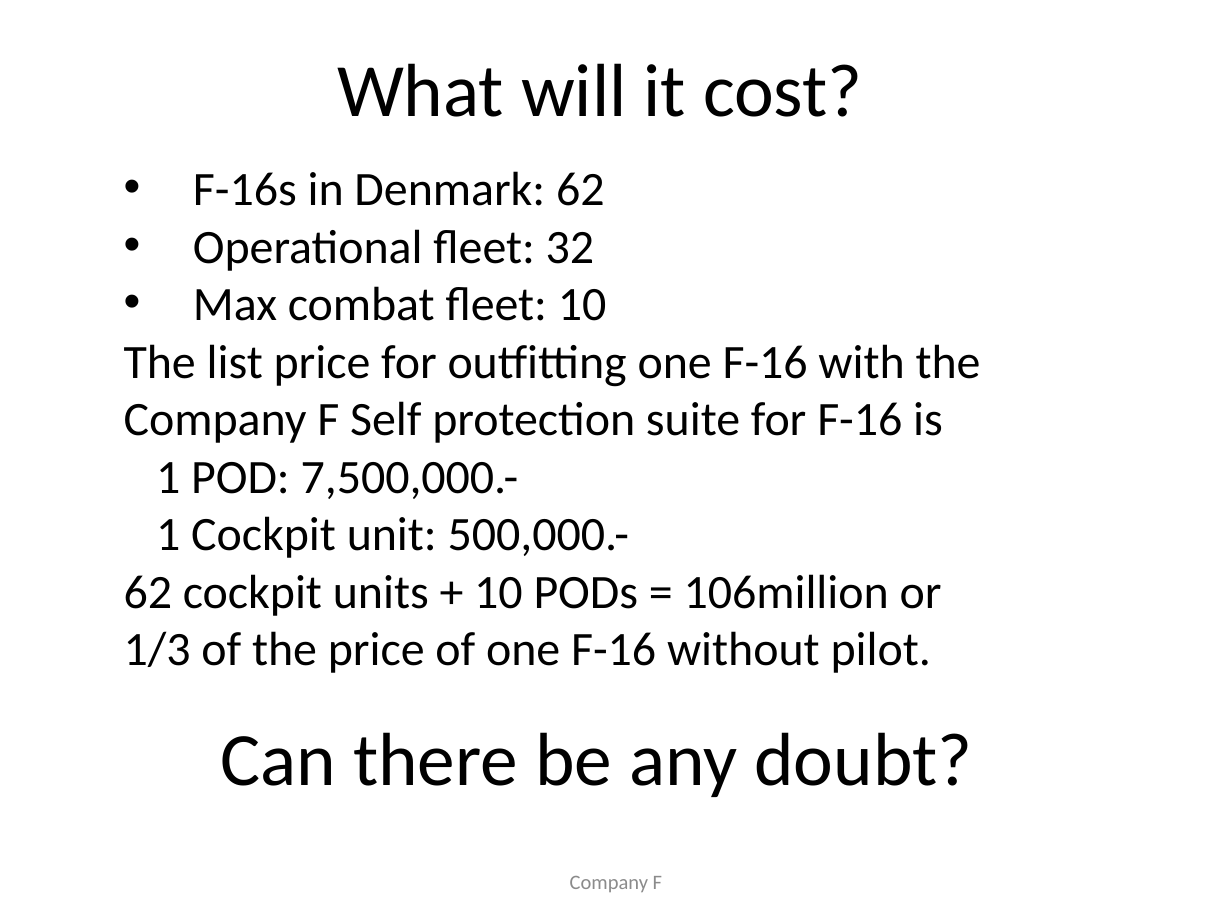
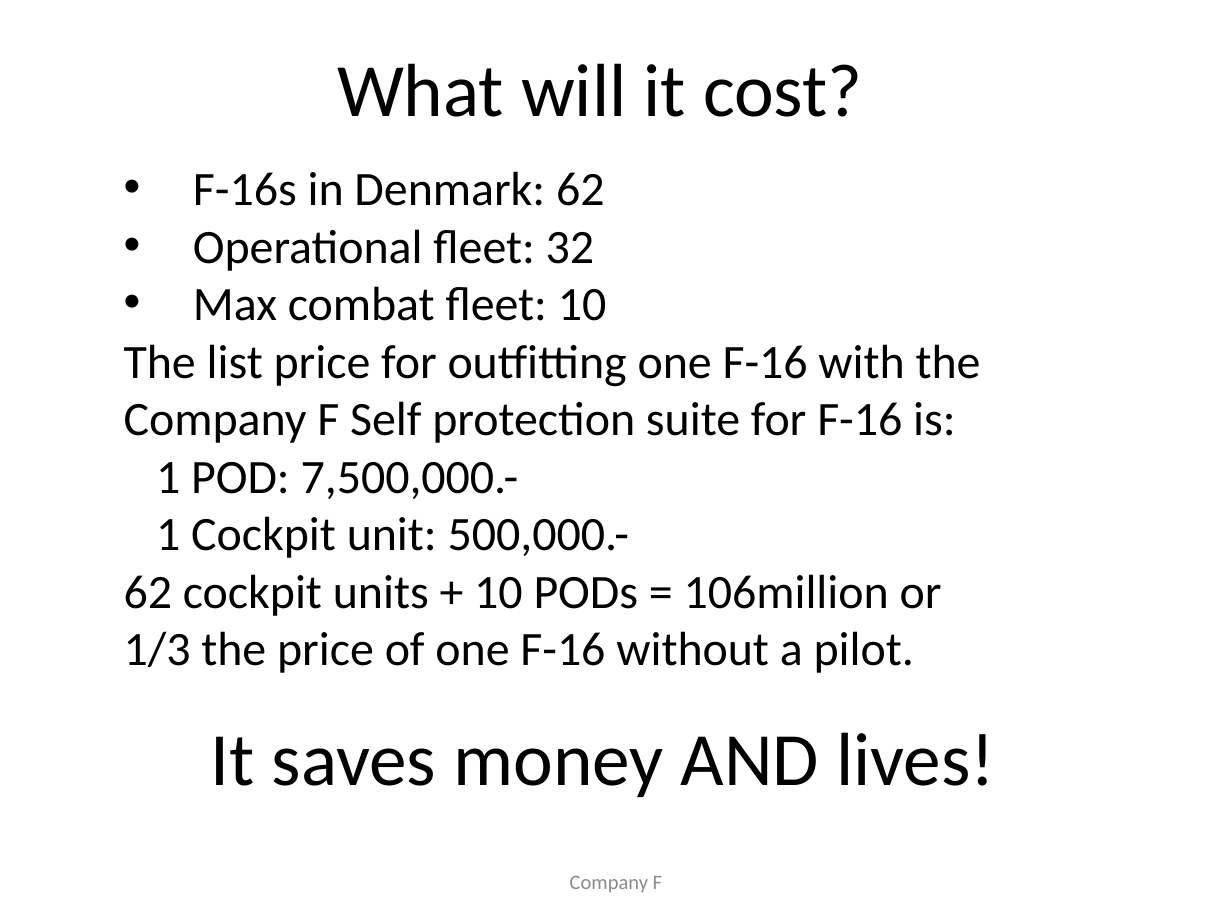
Before and after one commit to ahpoder/syseng, a slide deck: slide 5 of presentation/presentation.pptx. Drawn at 1232x924 pixels with LibreOffice and Linux fonts; fonts in the diff are those of the drawing. Boxes give left, top, right and bottom in pixels: in the first picture for what was removed or moved away, otherwise in the second. Text is boxed around its words. In the diff, an @@ line names an element or a change of style, - is before the commit and + after.

```diff
--- a/presentation/presentation.pptx
+++ b/presentation/presentation.pptx
@@ text at (124,401,956,443): text changed @@
-Company F Self protection suite for F-16 is
+Company F Self protection suite for F-16 is:
@@ text at (124,631,914,673): text changed @@
-1/3 of the price of one F-16 without pilot.
+1/3 the price of one F-16 without a pilot.
@@ text at (211,732,995,797): text changed @@
-Can there be any doubt?
+It saves money AND lives!
```
Also in this commit, not shown: 1 other slide changed, 4 slides added, 2 other files.
